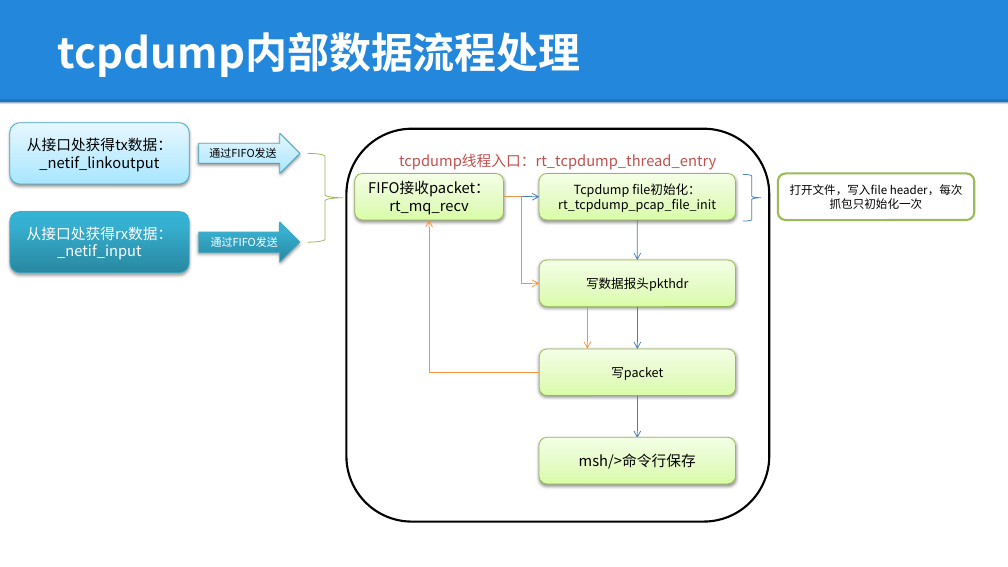
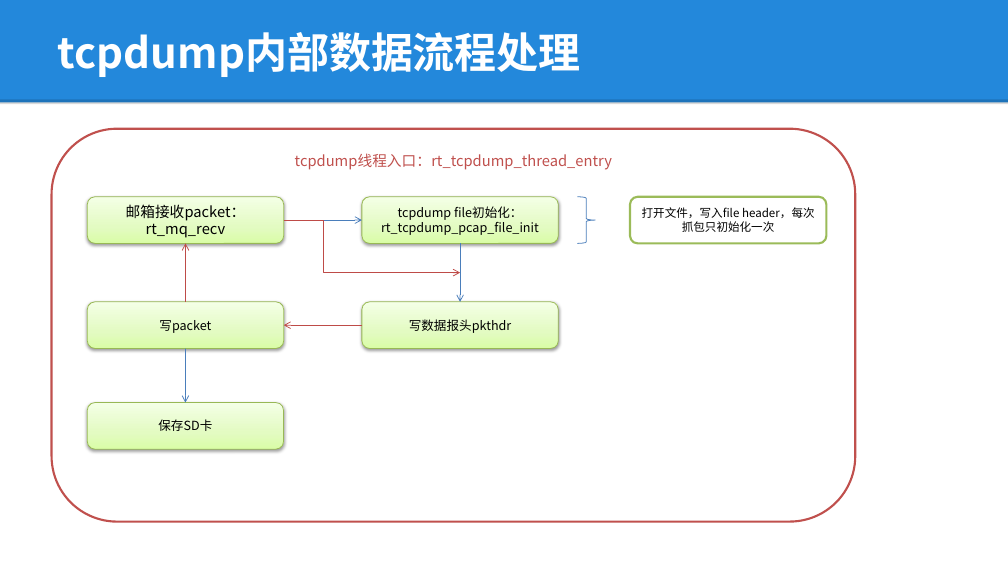
Before and after one commit to lepustse/tcpdump, a slide deck: slide 6 of tcpdump.pptx (slide 7 before the commit). Drawn at 1008x567 pixels with LibreOffice and Linux fonts; fonts in the diff are those of the drawing; background and template pictures are left out. Boxes give left, top, right and bottom in pixels: in the first picture for what was removed or moved away, otherwise in the second. Text is boxed around its words. In the diff, an @@ line names an element or a change of style, - is before the commit and + after.

```diff
--- a/tcpdump.pptx
+++ b/tcpdump.pptx
@@ rounded rectangle removed at <box>10,123,189,184</box> @@
-从接口处获得tx数据：_netif_linkoutput
@@ rounded rectangle "tcpdump线程入口：rt_tcpdump_thread_entry": place and size @@
-rounded rectangle "tcpdump线程入口：rt_tcpdump_thread_entry" at <box>346,129,769,522</box>
+rounded rectangle "tcpdump线程入口：rt_tcpdump_thread_entry" at <box>51,129,855,522</box>
@@ rounded rectangle "tcpdump线程入口：rt_tcpdump_thread_entry" at <box>51,129,855,522</box>: outline #000000 2 pt to #C0504D 2 pt @@
@@ right arrow removed at <box>199,133,300,173</box> @@
-通过FIFO发送
@@ right brace removed at <box>308,154,343,242</box> @@
@@ rounded rectangle "邮箱接收packet：rt_mq_recv": place and size @@
-rounded rectangle "邮箱接收packet：rt_mq_recv" at <box>355,173,504,220</box>
+rounded rectangle "邮箱接收packet：rt_mq_recv" at <box>87,197,284,243</box>
@@ text in rounded rectangle at <box>126,204,246,238</box>: text changed @@
-FIFO接收packet：rt_mq_recv
+邮箱接收packet：rt_mq_recv
@@ rounded rectangle "tcpdump file初始化：rt_tcpdump_pcap_file_init": place and size @@
-rounded rectangle "tcpdump file初始化：rt_tcpdump_pcap_file_init" at <box>539,173,736,220</box>
+rounded rectangle "tcpdump file初始化：rt_tcpdump_pcap_file_init" at <box>362,197,559,243</box>
@@ text in rounded rectangle at <box>381,206,539,235</box>: text changed @@
-Tcpdump file初始化：rt_tcpdump_pcap_file_init
+tcpdump file初始化：rt_tcpdump_pcap_file_init
@@ arrow removed from (504, 197) to (539, 197) @@
@@ elbow arrow removed from (504, 197) to (539, 284) @@
@@ right brace: place and size @@
-right brace at <box>743,175,761,222</box>
+right brace at <box>578,197,596,243</box>
@@ rounded rectangle "打开文件，写入file header，每次抓包只初始化一次": place and size @@
-rounded rectangle "打开文件，写入file header，每次抓包只初始化一次" at <box>778,173,975,220</box>
+rounded rectangle "打开文件，写入file header，每次抓包只初始化一次" at <box>630,197,827,243</box>
@@ rounded rectangle removed at <box>10,212,189,273</box> @@
-从接口处获得rx数据：_netif_input
@@ right arrow removed at <box>199,222,300,262</box> @@
-通过FIFO发送
@@ arrow added from (284, 220) to (362, 220), #4B7EBC 0.75 pt @@
@@ elbow arrow added from (284, 220) to (461, 273), #BF4C48 0.75 pt @@
@@ elbow arrow removed from (539, 372) to (430, 220) @@
@@ arrow removed from (637, 220) to (637, 260) @@
@@ arrow added from (185, 302) to (185, 243), #BF4C48 0.75 pt @@
@@ arrow added from (461, 243) to (461, 302), #4B7EBC 0.75 pt @@
@@ rounded rectangle "写packet": place and size @@
-rounded rectangle "写packet" at <box>539,349,736,396</box>
+rounded rectangle "写packet" at <box>87,302,284,349</box>
@@ arrow added from (362, 325) to (284, 325), #BF4C48 0.75 pt @@
@@ rounded rectangle "写数据报头pkthdr": place and size @@
-rounded rectangle "写数据报头pkthdr" at <box>539,260,736,307</box>
+rounded rectangle "写数据报头pkthdr" at <box>362,302,559,349</box>
@@ arrow removed from (588, 306) to (588, 349) @@
@@ arrow removed from (637, 307) to (637, 349) @@
@@ arrow added from (185, 349) to (185, 402), #4B7EBC 0.75 pt @@
@@ rounded rectangle added at <box>87,402,284,449</box>, fill gradient #DAFDA7 to #E4FCC2 to #F5FFE7, outline #98B955 0.75 pt, 12 pt, text #000000 @@
+保存SD卡
@@ arrow removed from (637, 395) to (637, 438) @@
@@ rounded rectangle removed at <box>539,437,736,484</box> @@
-msh/>命令行保存
```
Also in this commit, not shown: 2 slides removed.
